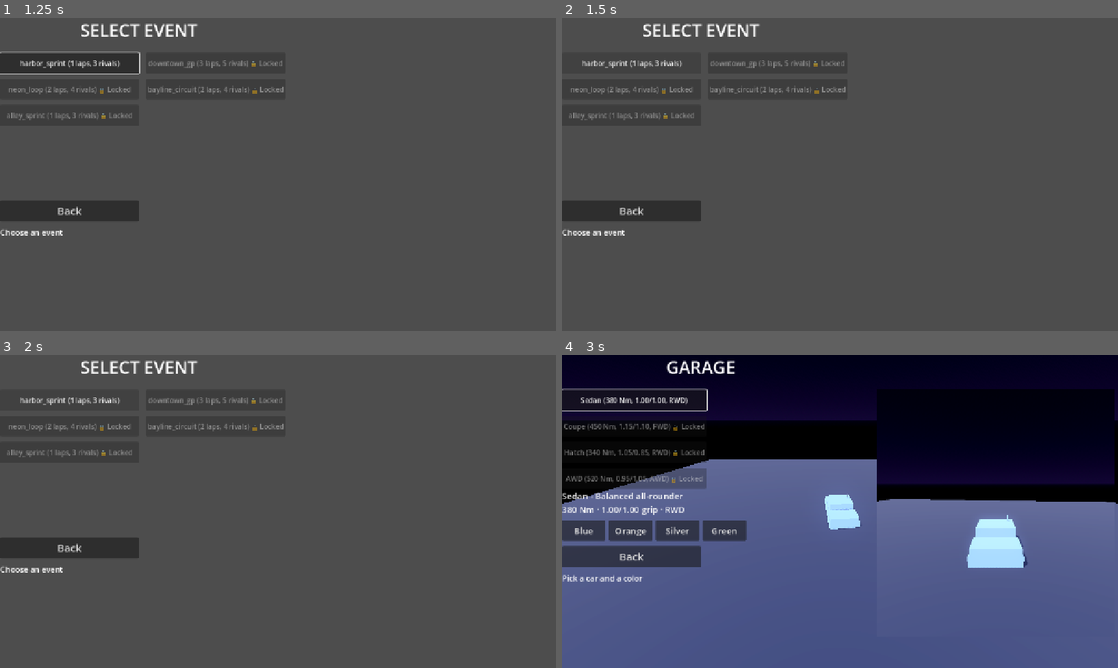
Above: before the commit, frames 1-4 (two rows, left to right).
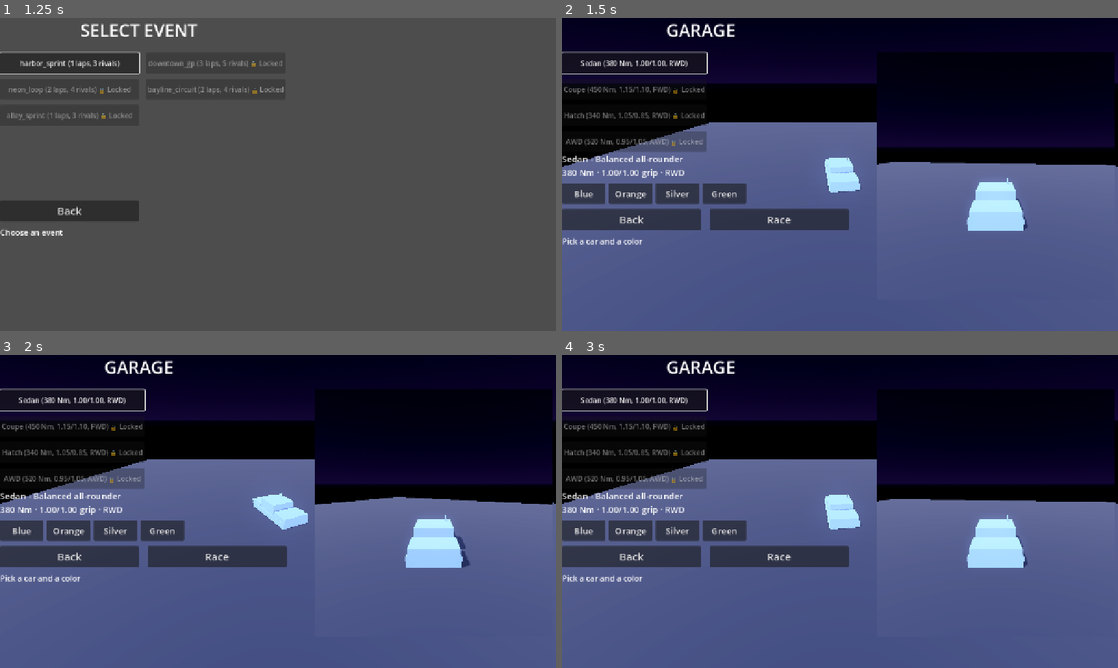
Above: after the commit, the same moments.

Repository: techafreshh/night-street-racer
Game: Godot game, scene res://scenes/ui/main_menu.tscn
Same seed, same stepped clock (60 frames per second), same inputs: the game is played once before the commit and once after it.
Inputs:
- Up to frame 1 (1.25 s): click "Race" at 0.5 s
- Up to frame 2 (1.5 s): click "harbor_sprint (1 laps, 3 riva…" at 1.25 s
- Up to frame 3 (2 s): no input
- Up to frame 4 (3 s): click "Back" at 2 s; click "Garage" at 2.75 s

Frame 1 is identical in both runs. In frame 2, 99% of the frame differs, in the area x 0-100%, y 0-100%; in frame 3, 99%; in frame 4, 1.7%.

Commit message:
Close the menu flow: event select advances to garage, garage starts races
_on_event_chosen now changes to garage.tscn after select_event, and
garage gains a StartButton that loads race_<current_event>.tscn
(harbor_sprint fallback). Back navigation and preview/grid code are
untouched.

Diff:
--- a/scenes/ui/garage.tscn
+++ b/scenes/ui/garage.tscn
@@ -122,6 +122,15 @@
 theme_override_font_sizes/font_size = 24
 text = "Back"
 
+[node name="StartButton" type="Button" parent="UI/Menu"]
+offset_left = 340.0
+offset_top = 440.0
+offset_right = 660.0
+offset_bottom = 488.0
+custom_minimum_size = Vector2(320, 48)
+theme_override_font_sizes/font_size = 24
+text = "Race"
+
 [node name="InfoLabel" type="Label" parent="UI/Menu"]
 offset_top = 500.0
 offset_right = 640.0
--- a/scripts/ui/garage.gd
+++ b/scripts/ui/garage.gd
@@ -73,6 +73,7 @@
 	_resolve_selection()
 	_build_swatches()
 	_wire_back()
+	_wire_start()
 	_build_car_grid_async()
 
 
@@ -207,6 +208,29 @@
 		back.pressed.connect(_on_back)
 
 
+func _wire_start() -> void:
+	var start := find_child("StartButton", true, false) as BaseButton
+	if start != null:
+		start.pressed.connect(_on_start_race)
+
+
+func _on_start_race() -> void:
+	var event_id := "harbor_sprint"
+	var gs := _game_state()
+	if gs != null:
+		var current := StringName(gs.get("current_event"))
+		if current != &"":
+			event_id = String(current)
+	var path := "res://scenes/races/race_%s.tscn" % event_id
+	if not ResourceLoader.exists(path):
+		path = "res://scenes/races/race_harbor_sprint.tscn"
+	print("RACE_START %s" % path.get_file().get_basename())
+	var tree := get_tree()
+	if tree == null:
+		return
+	tree.change_scene_to_file(path)
+
+
 ## Focus the first unlocked car so keyboard/gamepad can start at once.
 func _focus_first() -> void:
 	var grid := find_child("CarGrid", true, false)
--- a/scripts/ui/menu.gd
+++ b/scripts/ui/menu.gd
@@ -202,3 +202,7 @@
 	if gs != null:
 		gs.select_event(route_id)
 		print("EVENT_SELECTED %s" % route_id)
+	var tree := get_tree()
+	if tree == null:
+		return
+	tree.change_scene_to_file("res://scenes/ui/garage.tscn")
